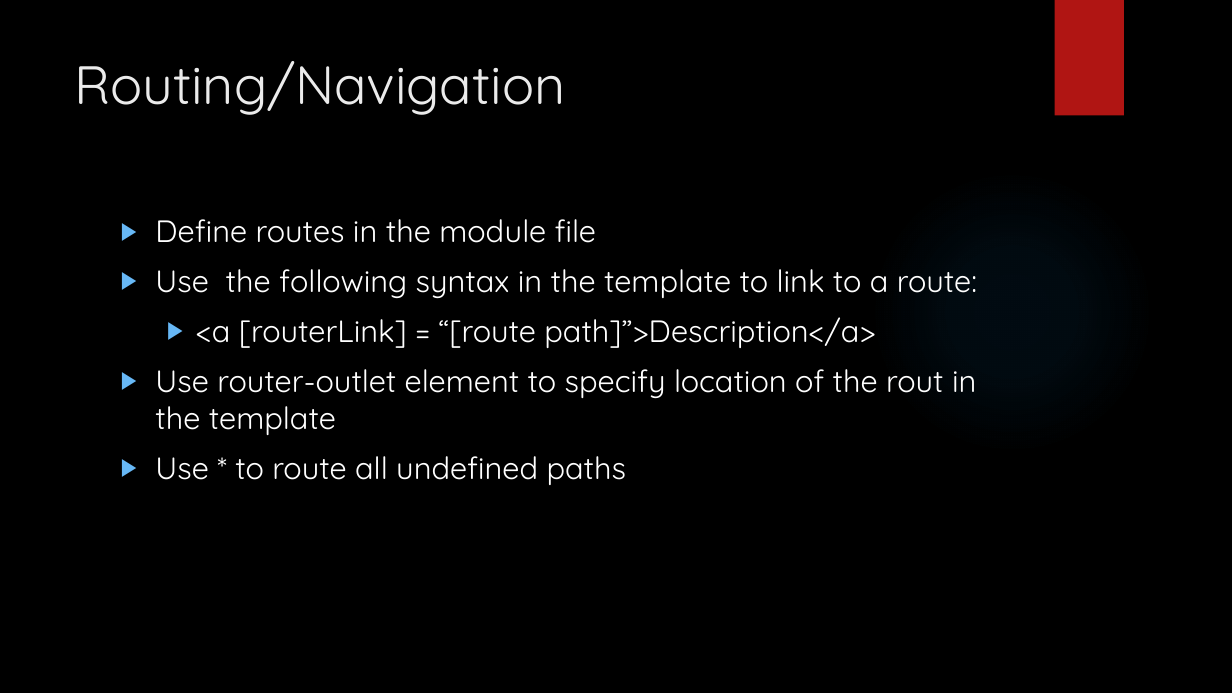
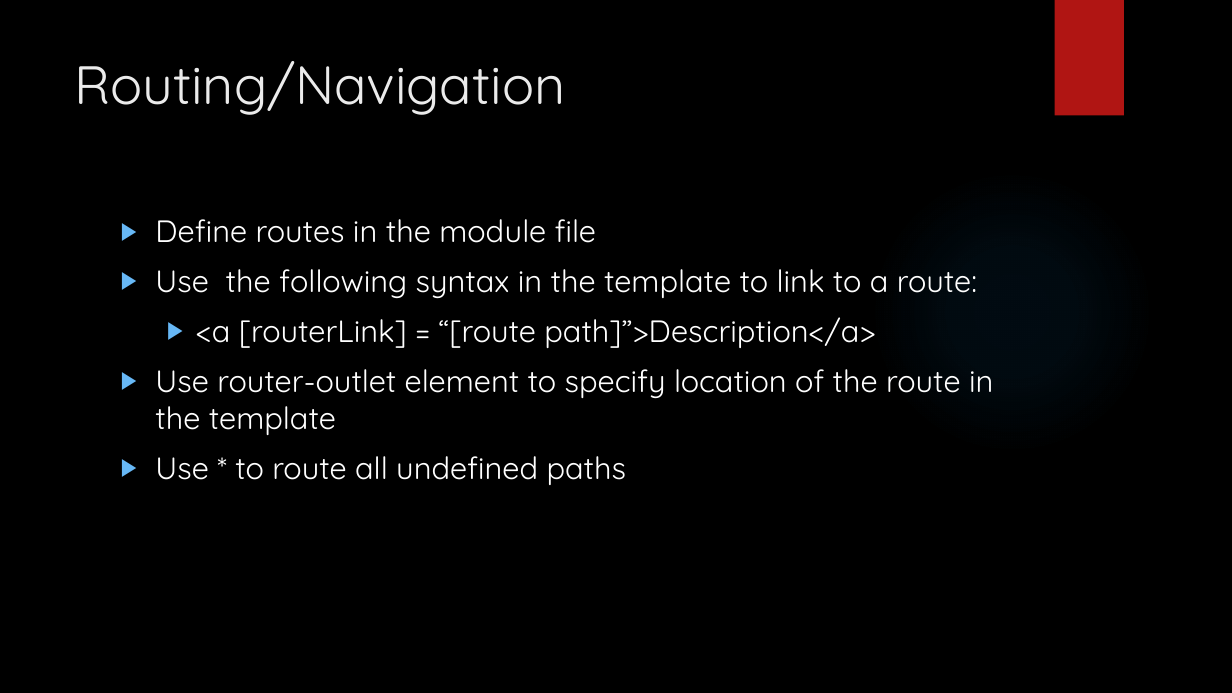
Before and after one commit to LogolsLLC/Logols-May2018, a slide deck: slide 22 of Slides/08_Angular_TrainingPlan.pptx (slide 18 before the commit). Drawn at 1232x693 pixels with LibreOffice and Linux fonts; fonts in the diff are those of the drawing; background and template pictures are left out. Boxes give left, top, right and bottom in pixels: in the first picture for what was removed or moved away, otherwise in the second. Text is boxed around its words. In the diff, an @@ line names an element or a change of style, - is before the commit and + after.

```diff
--- a/Slides/08_Angular_TrainingPlan.pptx
+++ b/Slides/08_Angular_TrainingPlan.pptx
@@ text at (x1=155, y1=369, x2=993, y2=435): text changed @@
-▶ Use router-outlet element to specify location of the rout in the template
+▶ Use router-outlet element to specify location of the route in the template
```
Also in this commit, not shown: 5 slides added, 8 other files.
